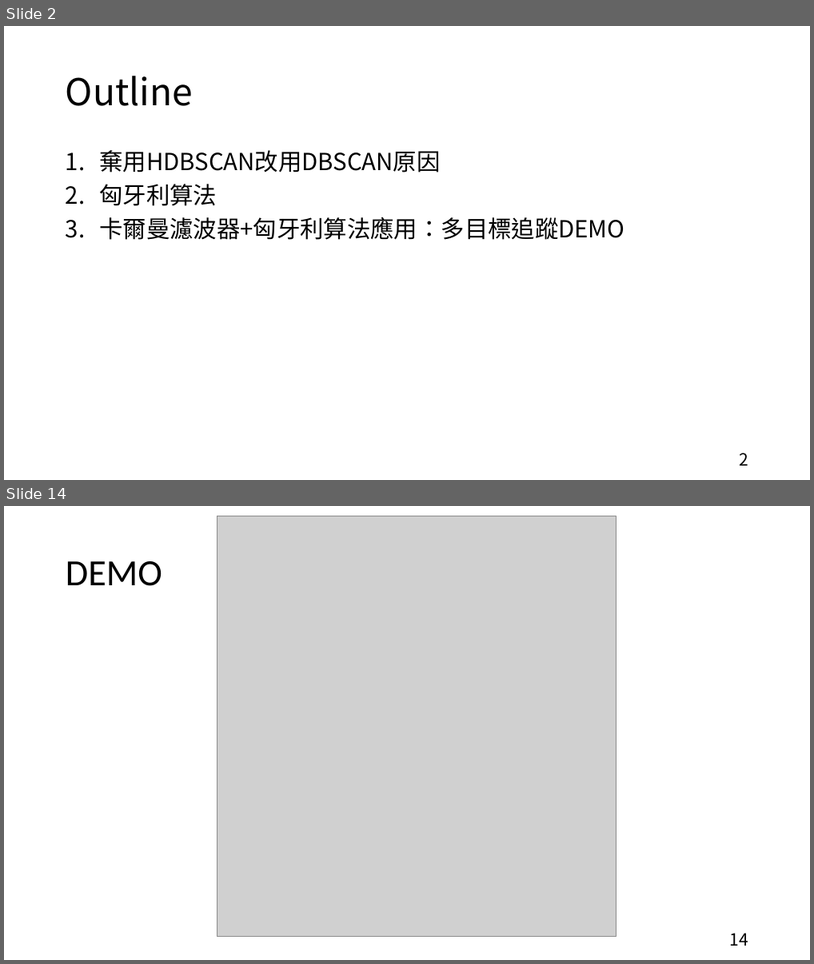
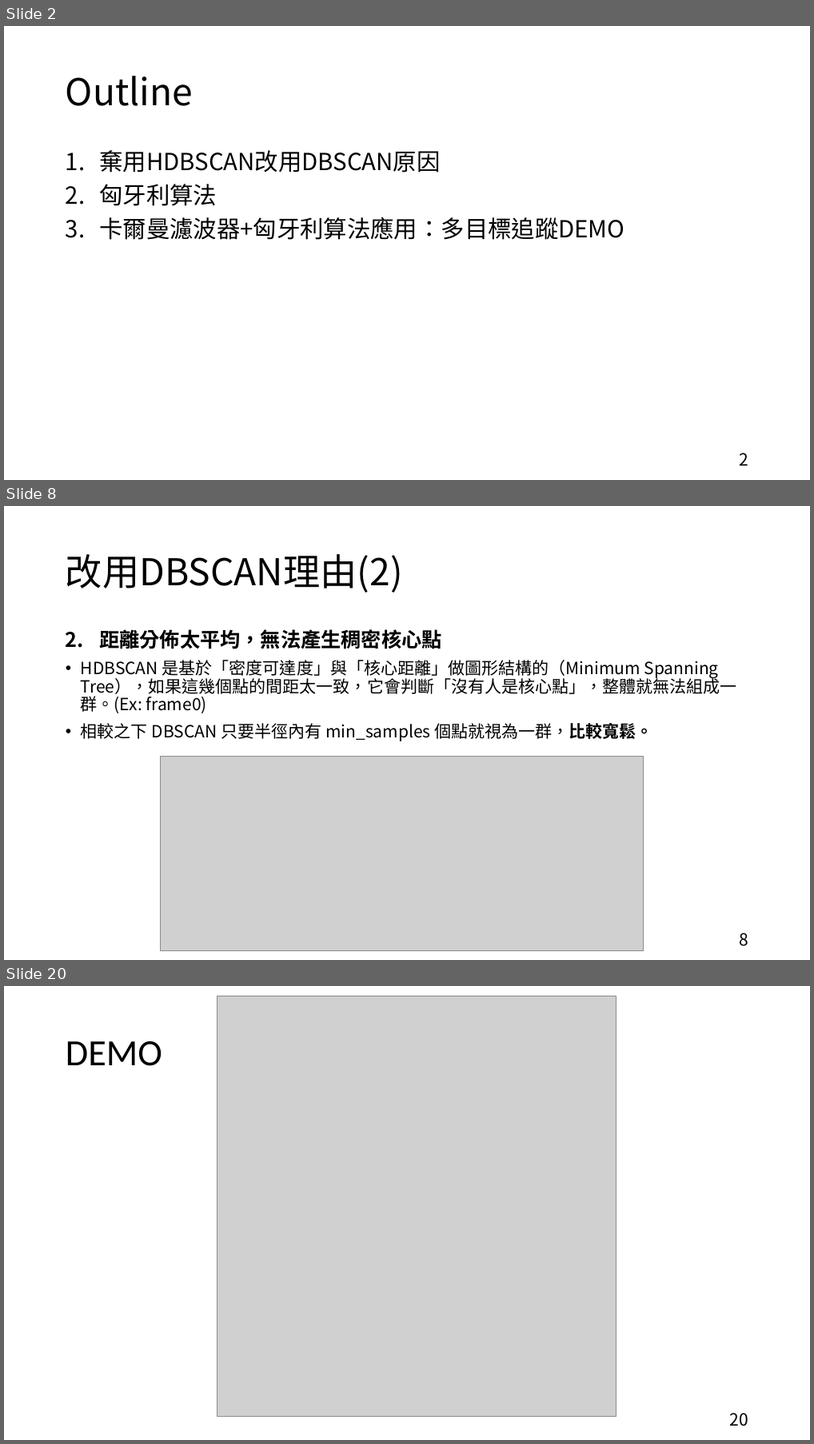
Before and after one commit to hcjohn463/Radar-tracking, a slide deck: proposal/0415/0415.pptx. Shown one above the other, each under a label of ours: slides 2 and 14 before the commit, slides 2, 8 and 20 after it; the slides between them are not shown. The pictures are 814x964 and 814x1444 pixels, drawn with LibreOffice and Linux fonts; fonts in the diff are those of the drawing; grey boxes stand for pictures. Boxes give left, top, right and bottom in pixels: in the first picture for what was removed or moved away, otherwise in the second. Text is boxed around its words. In the diff, an @@ line names an element or a change of style, - is before the commit and + after.

```diff
--- a/proposal/0415/0415.pptx
+++ b/proposal/0415/0415.pptx
@@ slide 8 added at (4, 506, 810, 960), background #FFFFFF @@
@@ title added at (66, 554, 403, 592), 44 pt, text #000000 @@
+改用DBSCAN理由(2)
@@ text added at (81, 629, 738, 741), 20 pt, text #000000 @@
+2. 距離分佈太平均，無法產生稠密核心點
+• HDBSCAN 是基於「密度可達度」與「核心距離」做圖形結構的（Minimum Spanning Tree），如果這幾個點的間距太一致，它會判斷「沒有人是核心點」，整體就無法組成一群。(Ex: frame0)
+• 相較之下 DBSCAN 只要半徑內有 min_samples 個點就視為一群，比較寬鬆。
@@ picture added at (161, 756, 644, 952) @@
@@ page number added at (739, 932, 749, 946), 20 pt, text #000000 @@
+8
@@ what was slide 14 is now slide 20 @@
@@ page number at (730, 1412, 749, 1426): text changed @@
-14
+20
```
Also in this commit, not shown: 9 slides changed, 7 other slides added, 2 slides removed, 15 other files.
